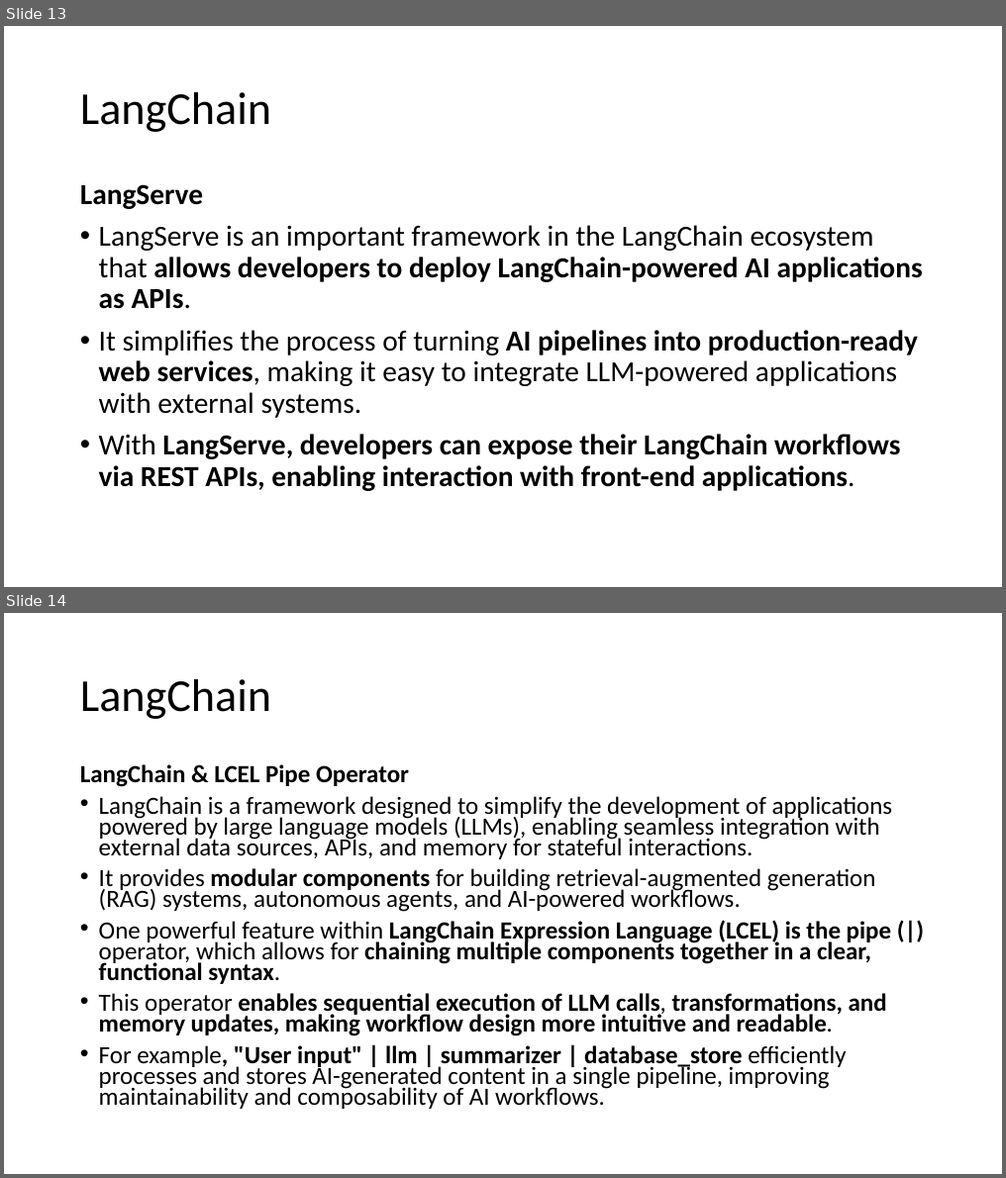
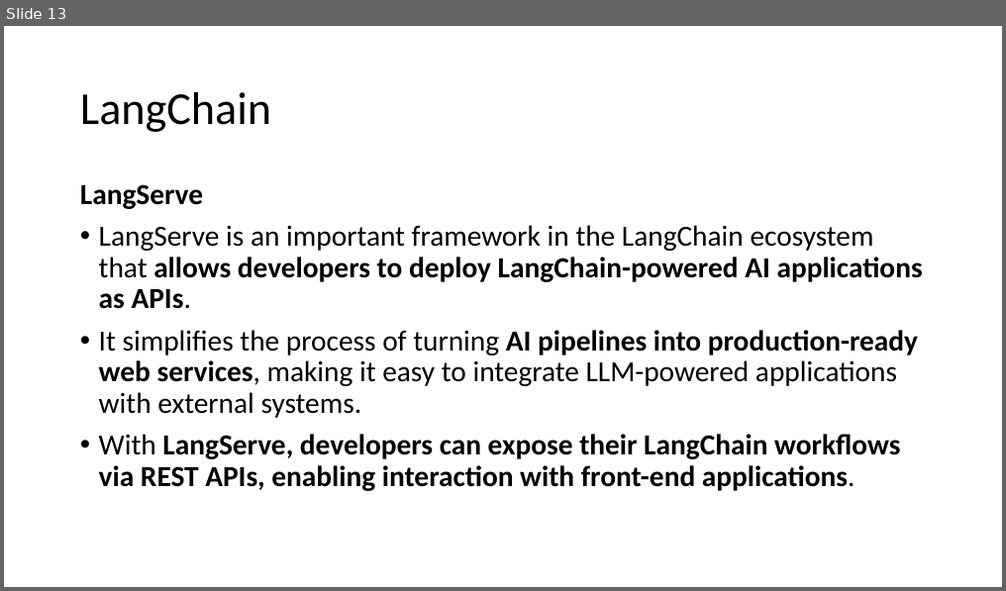
Before and after one commit to FS-G/AI_and_DataScince_Module, a slide deck: 12_agentic_ai/1_agentic_ai.pptx. Shown one above the other, each under a label of ours: slides 13 and 14 before the commit, slide 13 after it. The pictures are 1006x1178 and 1006x591 pixels, drawn with LibreOffice and Linux fonts; fonts in the diff are those of the drawing. Boxes give left, top, right and bottom in pixels: in the first picture for what was removed or moved away, otherwise in the second. Text is boxed around its words. In the diff, an @@ line names an element or a change of style, - is before the commit and + after.

Commit message:
slides update

```diff
--- a/12_agentic_ai/1_agentic_ai.pptx
+++ b/12_agentic_ai/1_agentic_ai.pptx
@@ slide 14 removed at [4,613,1002,1174], background #FFFFFF @@
@@ title removed at [80,679,271,719] @@
-LangChain
@@ text removed at [80,764,893,1109] @@
-LangChain & LCEL Pipe Operator
-• LangChain is a framework designed to simplify the development of applications powered by large language models (LLMs), enabling seamless integration with external data sources, APIs, and memory for stateful interactions.
-• It provides modular components for building retrieval-augmented generation (RAG) systems, autonomous agents, and AI-powered workflows.
-• One powerful feature within LangChain Expression Language (LCEL) is the pipe (|) operator, which allows for chaining multiple components together in a clear, functional syntax.
-• This operator enables sequential execution of LLM calls, transformations, and memory updates, making workflow design more intuitive and readable.
-• For example, "User input" | llm | summarizer | database_store efficiently processes and stores AI-generated content in a single pipeline, improving maintainability and composability of AI workflows.
```
Also in this commit, not shown: 1 other slide removed.
